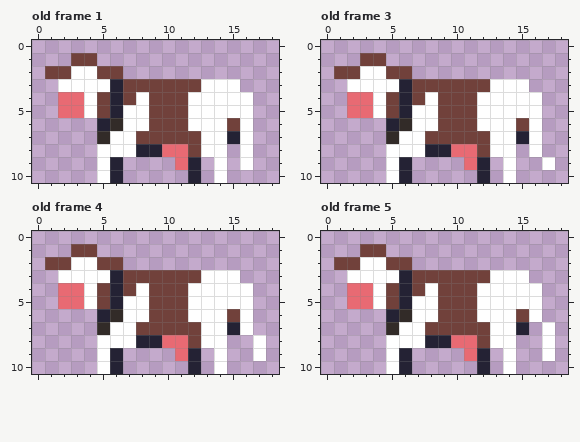
Pixel-art file -- Assets/Props/cow.aseprite. That is the earlier state.
19x11 pixels, 8 frames. Shown: old frame 1, old frame 3, old frame 4, old frame 5. The commit also changed other frames, which this record leaves out.
The result:
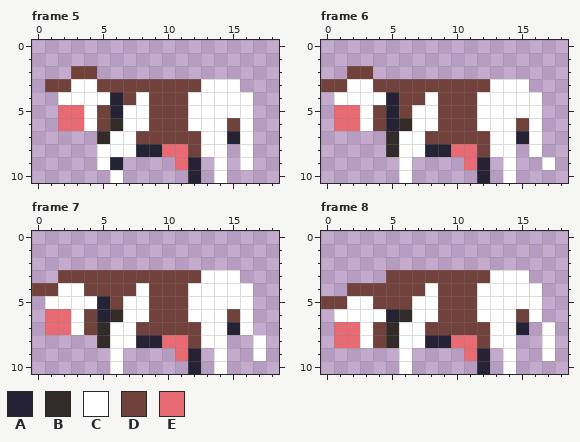
Palette (. is transparent): A #242234  B #322b28  C #ffffff  D #71413b  E #e86a73
A new or re-ordered frame is compared with the old frame closest to it.
What changed:
frames 8 -> 19
Changed rows in their new state; - is an unchanged pixel.
Frame 5 is new; against old frame 1:
first column x 1:
 1 --..--
 2 ..DD..
 3 DD--DD
 4 -CC-C-
 6 -EECD-
first column x 5:
10 .C
Frame 6 is new; against old frame 3:
first column x 0:
 1 ---..--
 2 -.-D...
 3 DD--DDD
 4 -CCC-AD
 5 -E-CDAD
 6 -EECD--
 8 -----B-
 9 -----.C
10 -----.C
Frame 7 is new; against old frame 4:
first column x 0:
 1 ---..--
 2 -......
 3 --DDDDD
 4 DDCCD-D
 5 -CCC-AD
 6 -EECD--
 7 -EECD--
 8 -----B-
 9 -----.C
10 -----.C
Frame 8 is new; against old frame 5:
first column x 0:
 1 ---..--
 2 -......
 3 --...DD
 4 --DDD-D
 5 DDCCD-D
 6 -CCCC--
 7 -EECD--
 8 -EECDB-
 9 -----.C
10 -----.C
Changed places in both pictures, as pixel boxes (x1, y1, x2, y2):
changed: (45, 53, 123, 183)
changed: (321, 53, 412, 183)
changed: (32, 244, 123, 374)
changed: (321, 244, 412, 374)
